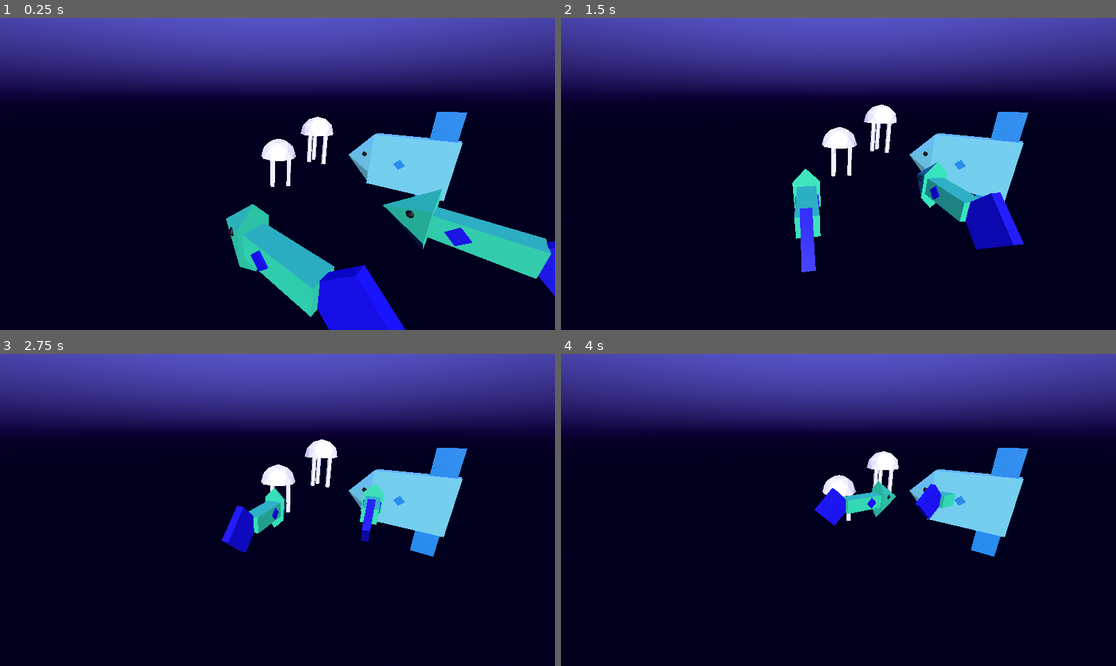
Above: before the commit, frames 1-4 (two rows, left to right).
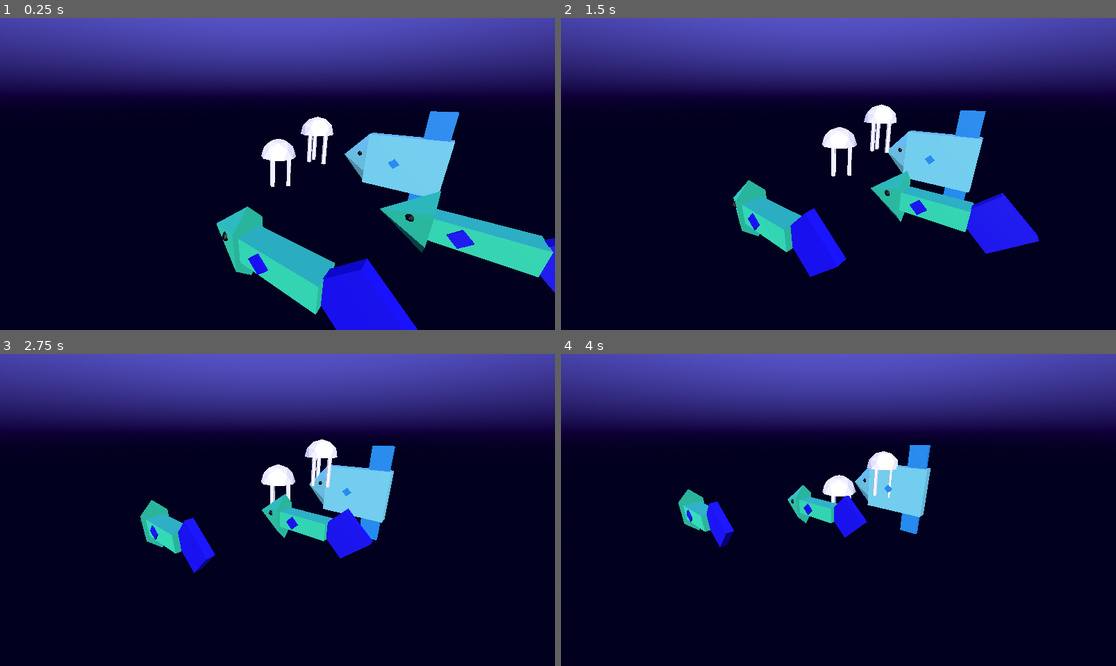
Above: after the commit, the same moments.

Repository: kennebel/RandomPlay
Game: Godot game, scene res://Scenes/world.tscn
Same seed, same stepped clock (60 frames per second), same inputs: the game is played once before the commit and once after it.
Inputs:
- Up to frame 1 (0.25 s): no input
- Up to frame 2 (1.5 s): no input
- Up to frame 3 (2.75 s): no input
- Up to frame 4 (4 s): no input

The runs differ from the first frame. In frame 1, 3.1% of the frame differs, in the area x 39-100%, y 29-100%; in frame 2, 9.7%, in the area x 31-87%, y 29-84%; in frame 3, 8.9%; in frame 4, 7.7%.

Commit message:
Prepping for flocking

Diff:
--- a/Prefabs/fish_base.tscn
+++ b/Prefabs/fish_base.tscn
@@ -5,5 +5,6 @@
 
 [node name="Fish_Base" type="Node3D"]
 script = ExtResource("1_0ywvu")
+ItemType = 1
 
 [node name="Fish" parent="." instance=ExtResource("2_676c7")]
--- a/Prefabs/sunfish.tscn
+++ b/Prefabs/sunfish.tscn
@@ -1,7 +1,12 @@
-[gd_scene load_steps=2 format=3 uid="uid://cl1ofcyie30fw"]
+[gd_scene load_steps=3 format=3 uid="uid://cl1ofcyie30fw"]
 
+[ext_resource type="Script" path="res://Scripts/FlockBase.gd" id="1_htihh"]
 [ext_resource type="PackedScene" uid="uid://bj3wtdkcreiso" path="res://Models/SunFish.glb" id="1_t53xv"]
 
 [node name="Node3D" type="Node3D"]
+script = ExtResource("1_htihh")
+ItemType = 2
+Speed = 1.0
+Energetic = 0.5
 
 [node name="SunFish" parent="." instance=ExtResource("1_t53xv")]
--- /dev/null
+++ b/Scenes/RandCamera3D.gd
@@ -0,0 +1,11 @@
+extends Camera3D
+
+
+# Called when the node enters the scene tree for the first time.
+func _ready():
+	pass # Replace with function body.
+
+
+# Called every frame. 'delta' is the elapsed time since the previous frame.
+func _process(delta):
+	pass
--- a/Scenes/world.tscn
+++ b/Scenes/world.tscn
@@ -1,6 +1,7 @@
-[gd_scene load_steps=7 format=3 uid="uid://dwrh7or6aypdn"]
+[gd_scene load_steps=8 format=3 uid="uid://dwrh7or6aypdn"]
 
 [ext_resource type="PackedScene" uid="uid://bc6aaoxetwtwy" path="res://Prefabs/fish_base.tscn" id="1_0woln"]
+[ext_resource type="Script" path="res://Scenes/RandCamera3D.gd" id="1_4bple"]
 [ext_resource type="PackedScene" uid="uid://b3y5gi2gxs6r0" path="res://Prefabs/jellyfish_base.tscn" id="2_auhfl"]
 [ext_resource type="PackedScene" uid="uid://cl1ofcyie30fw" path="res://Prefabs/sunfish.tscn" id="3_bpykx"]
 
@@ -22,6 +23,7 @@
 [node name="Camera3D" type="Camera3D" parent="."]
 transform = Transform3D(0.618957, 0.276974, -0.734968, -9.10369e-09, 0.935758, 0.352642, 0.785425, -0.21827, 0.579194, -2.70435, 3.26508, 1.50986)
 environment = SubResource("Environment_3774m")
+script = ExtResource("1_4bple")
 
 [node name="DirectionalLight3D" type="DirectionalLight3D" parent="."]
 transform = Transform3D(0.554003, 0.307904, -0.773483, -0.029447, 0.935758, 0.35141, 0.831994, -0.171906, 0.527479, -2.15735, 4.9275, 1.20447)
--- a/Scripts/FlockBase.gd
+++ b/Scripts/FlockBase.gd
@@ -1,5 +1,12 @@
 extends Node3D
 class_name FlockBase
+
+# Enums
+enum FOV {
+	Wide,
+	Limited,
+	Narrow,
+}
 
 # Variables
 # Editor Variables
@@ -19,9 +26,122 @@
 	RGlobal.UnregisterItem(self)
 
 func _process(delta):
-	self.rotate(Vector3.UP, delta*Speed*-0.25)
+	#self.rotate(Vector3.UP, delta*Speed*-0.25)
+	DoFlocking()
 	self.translate_object_local(Vector3.FORWARD * delta * Speed)
 
 # User functions
-func FindPeers():
+func DoFlocking():
+	#int         j;
+	#int         N;      // Number of neighbors
+	#Vector     Pave;  // Average position vector
+	#Vector     Vave;  // Average velocity vector
+	#Vector     Fs;     // Net steering force
+	#Vector     Pfs;    // Point of application of Fs
+	#Vector     d, u, v, w;
+	#double     m;
+	#bool        InView;
+	#bool        DoFlock = WideView||LimitedView||NarrowView;
+	#int         RadiusFactor;
+	#// Initialize:
+	#Fs.x = Fs.y = Fs.z = 0;
+	#Pave.x = Pave.y = Pave.z = 0;
+	#Vave.x = Vave.y = Vave.z = 0;
+	#N = 0;
+	#Pfs.x = 0;
+	#Pfs.y = Units[i].fLength / 2.0f;
+
+	"""
+	# Neighbors
+	for(j=1; j<_MAX_NUM_UNITS; j++)
+		  {
+			   if(i!=j)
+			   {
+					InView = false;
+					d = Units[j].vPosition - Units[i].vPosition;
+					w = VRotate2D(-Units[i].fOrientation, d);
+					if(WideView)
+					{
+						 InView = ((w.y > 0) || ((w.y < 0) &&
+									(fabs(w.x) >
+									fabs(w.y)*
+								  _BACK_VIEW_ANGLE_FACTOR)));
+						 RadiusFactor = _WIDEVIEW_RADIUS_FACTOR;
+					}
+					if(LimitedView)
+					{
+						 InView = (w.y > 0);
+						 RadiusFactor = _LIMITEDVIEW_RADIUS_FACTOR;
+					}
+					if(NarrowView)
+					{
+						 InView = (((w.y > 0) && (fabs(w.x) <
+									   fabs(w.y)*
+									  _FRONT_VIEW_ANGLE_FACTOR)));
+						 RadiusFactor = _NARROWVIEW_RADIUS_FACTOR;
+					}
+					if(InView)
+					{
+						 if(d.Magnitude() <= (Units[i].fLength *
+													 RadiusFactor))
+						 {
+							  Pave += Units[j].vPosition;
+							  Vave += Units[j].vVelocity;
+							  N++;
+						 }
+					}
+					.
+					.
+					.
+			   }
+		  }
+	"""
+	"""
+	# Cohesion
+	if(DoFlock && (N > 0))
+		  {
+			   Pave = Pave / N;
+			   v = Units[i].vVelocity;
+			   v.Normalize();
+			   u = Pave - Units[i].vPosition;
+			   u.Normalize();
+			   w = VRotate2D(-Units[i].fOrientation, u);
+			   if(w.x < 0) m = -1;
+			   if(w.x > 0) m = 1;
+			   if(fabs(v*u) < 1)
+					Fs.x += m * _STEERINGFORCE * acos(v * u) / pi;
+		  }
+	"""
+	"""
+	# Alignment
+	if(DoFlock && (N > 0))
+		  {
+			   Vave = Vave / N;
+			   u = Vave;
+			   u.Normalize();
+			   v = Units[i].vVelocity;
+			   v.Normalize();
+			   w = VRotate2D(-Units[i].fOrientation, u);
+			   if(w.x < 0) m = -1;
+			   if(w.x > 0) m = 1;
+			   if(fabs(v*u) < 1)
+					Fs.x += m * _STEERINGFORCE * acos(v * u) / pi;
+		  }
+	"""
+	"""
+	# Separation
+	if(InView)
+				 {
+					  if(d.Magnitude() <=
+						 (Units[i].fLength * _SEPARATION_FACTOR))
+					  {
+						   if(w.x < 0) m = 1;
+						   if(w.x > 0) m = -1;
+						   Fs.x += m * _STEERINGFORCE *
+								   (Units[i].fLength *
+									_SEPARATION_FACTOR) /
+									d.Magnitude();
+					  }
+				 }
+	"""
 	pass
--- a/Scripts/RandGlobal.gd
+++ b/Scripts/RandGlobal.gd
@@ -29,3 +29,13 @@
 func UnregisterItem(oldReg: FlockBase):
 	if Items.has(oldReg.ItemType) and Items[oldReg.ItemType].has(oldReg.ID):
 		Items[oldReg.ItemType].erase(oldReg.ID)
+
+func GroupCount(forType: ItemType) -> int:
+	if Items.has(forType):
+		return Items[forType].size
+	return 0
+
+func GroupItems(forType: ItemType):
+	if Items.has(forType):
+		return Items[forType]
+	return {}
